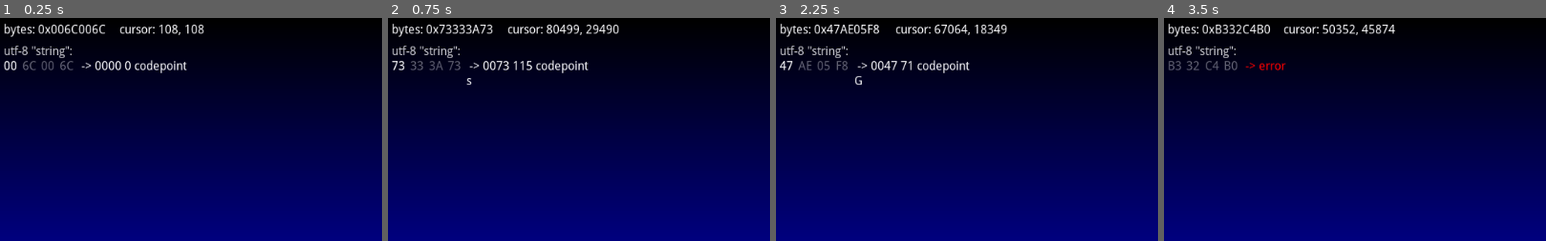
Above: before the commit, frames 1-4 (left to right).
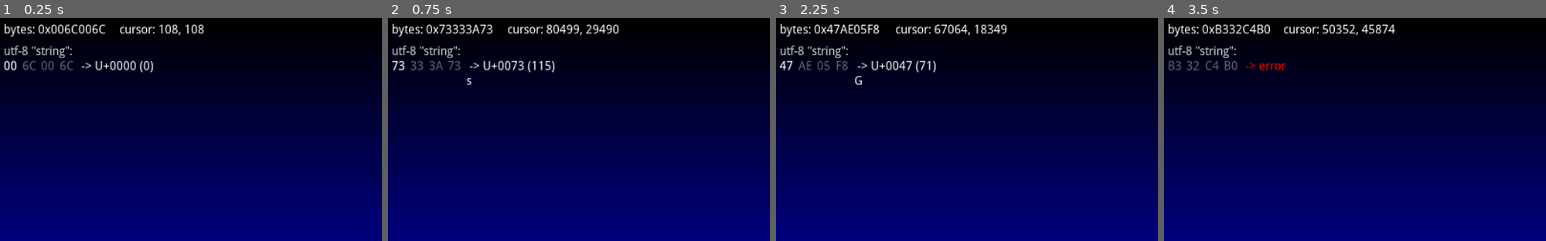
Above: after the commit, the same moments.

Repository: Raattis/godot_shader_toy
Game: Godot game, scene res://main.tscn
Two runs of this game, one before a commit and one after it. Both use one fixed random seed, a clock stepped at 60 frames per second and the inputs below. The engine's default icon, where the game draws it, is replaced by a stand-in: a white triangle on a blue panel in a dark square.
Inputs (mouse positions are % of the whole screen's width and height, from its top left):
- Up to frame 1 (0.25 s): no input
- Up to frame 2 (0.75 s): tap Enter at 0.5 s; move the mouse to (72, 45) at 0.52 s; click (72, 45) at 0.67 s
- Up to frame 3 (2.25 s): tap Space at 1.25 s; move the mouse to (30, 55) at 1.27 s; click (30, 55) at 1.42 s; tap Enter at 2 s; move the mouse to (60, 28) at 2.02 s; click (60, 28) at 2.17 s
- Up to frame 4 (3.5 s): tap Space at 2.75 s; move the mouse to (45, 70) at 2.77 s; click (45, 70) at 2.92 s
The pictures show only the part of the screen within x 0-50%, y 0-50%; the shares and areas given below are measured in that part.

The runs differ from the first frame. In frame 1, 0.7% of the frame differs, in the area x 24-49%, y 18-25%; in frame 2, 0.7%, in the area x 24-53%, y 18-25%; in frame 3, 0.7%; in frame 4, nothing differs.

Commit message:
Better console print and sleep after 2 seconds

Diff:
--- a/mouse_hover.gd
+++ b/mouse_hover.gd
@@ -43,8 +43,9 @@
 	#sy_i = int(sy)
 	#ox_i = int(ox)
 	#oy_i = int(oy)
-	if focused:
+	if focused && sleep_delay > 0:
 		update() #queue_redraw()
+	sleep_delay -= delta
 
 var focused := true
 func _notification(what: int) -> void:
@@ -54,14 +55,17 @@
 		NOTIFICATION_WM_FOCUS_IN:
 			focused = true
 
+var sleep_delay := 0.0
 func _input(event):
 	if event is InputEventMouseMotion:
+		sleep_delay = 2.0
 		if event.button_mask != 0:
 			target -= event.relative / get_viewport_rect().size * Vector2(sx, sy)
 			print(target)
 			target.x = clamp(target.x, 0, base_sx-1)
 			target.y = clamp(target.y, 0, base_sy-1)
 	elif event is InputEventMouseButton:
+		sleep_delay = 2.0
 		if event.button_index == BUTTON_WHEEL_UP:
 			zoom *= 0.9
 		elif event.button_index == BUTTON_WHEEL_DOWN:
@@ -88,7 +92,7 @@
 	#draw_string(font, Vector2(240, 21), "(mouse:%.0f, %.0f, view:%.04f, %.04f, pos:%.1f, %.1f)" % [m.x,m.y, uv.x, uv.y, xx, yy])
 	#draw_string(font, Vector2(240, 37), "(s:%.1f, %.1f, o:%.1f, %.1f, is:%d,%d, io:%d,%d)" % [sx,sy, ox,oy, sx_i,sy_i, ox_i,oy_i])
 	if unicode != error:
-		draw_string(font, Vector2(105, text_y), " -> %04X %d codepoint" % [unicode, unicode])
+		draw_string(font, Vector2(105, text_y), " -> U+%04X (%d)" % [unicode, unicode])
 
 		var c4 := utf8 & 0xff
 		var c3 := (utf8 >> 8) & 0xff
@@ -103,7 +107,7 @@
 				arr.push_back(ar[ii])
 			s = arr.get_string_from_utf8()
 			if s and s.length():
-				print(s, ", ", arr)
+				print("U+%04X, %07d %s, '%s'" % [unicode, unicode, arr.hex_encode().to_upper(), s])
 				draw_char(font, Vector2(105, text_y + 20), s, " ")
 				break
 	else:
Not shown, changed: build/web/index.html
Not shown, changed: build/web/index.pck
